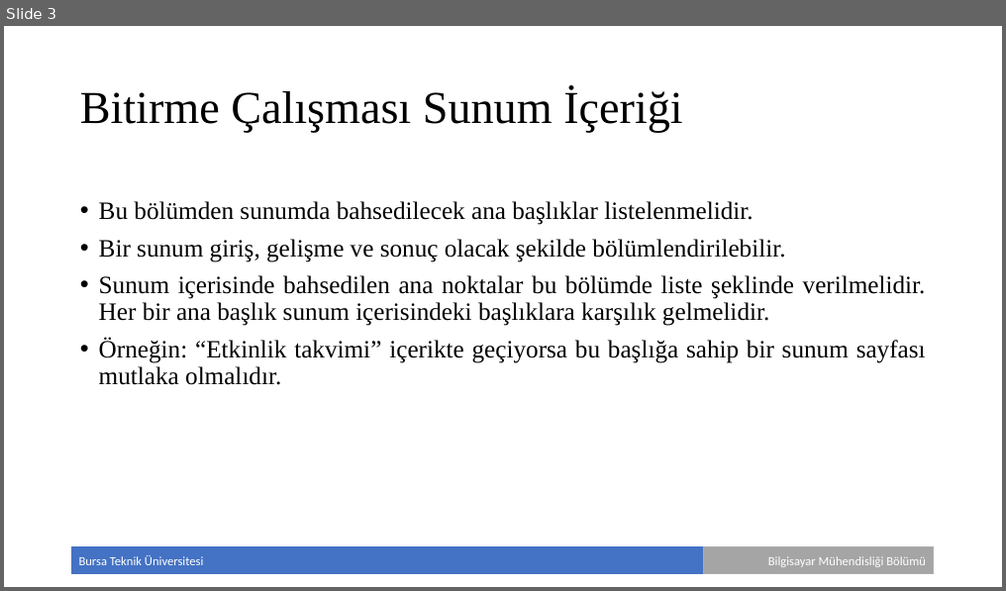
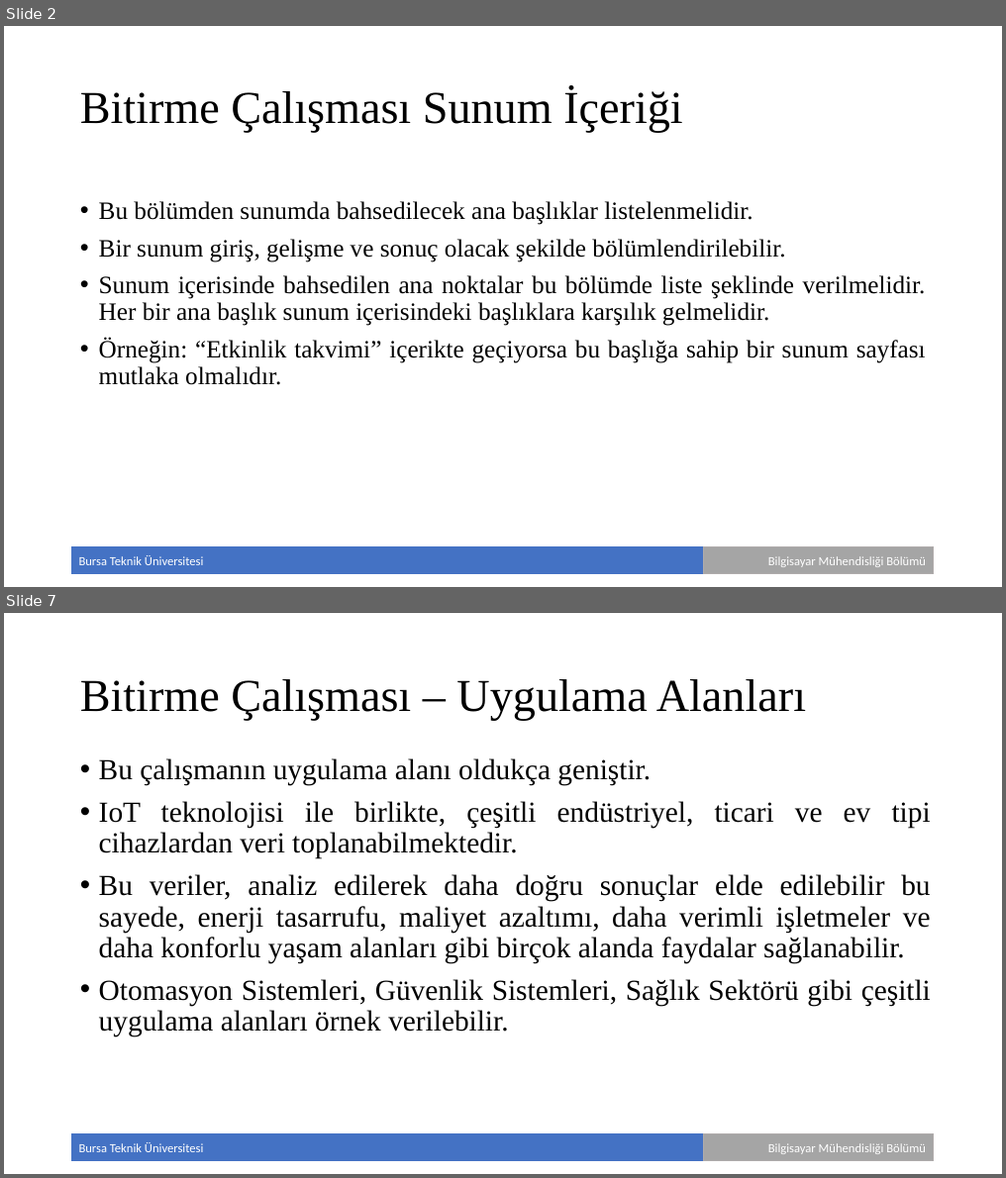
Before and after one commit to selcuksan/bitirme-projesi, a slide deck: documentation/Bitirme Çalışması - Sunum.pptx. Shown one above the other, each under a label of ours: slide 3 before the commit, slides 2 and 7 after it; the slides between them are not shown. The pictures are 1006x591 and 1006x1178 pixels, drawn with LibreOffice and Linux fonts; fonts in the diff are those of the drawing; background and template pictures are left out. Boxes give left, top, right and bottom in pixels: in the first picture for what was removed or moved away, otherwise in the second. Text is boxed around its words. In the diff, an @@ line names an element or a change of style, - is before the commit and + after.

```diff
--- a/documentation/Bitirme Çalışması - Sunum.pptx
+++ b/documentation/Bitirme Çalışması - Sunum.pptx
@@ slide 7 added at [4,613,1002,1174], background #FFFFFF; not listed: 2 template elements that a slide beside it also shows @@
@@ title added at [80,679,806,721], 44 pt, text #000000 @@
+Bitirme Çalışması – Uygulama Alanları
@@ text added at [99,759,931,1038], 28 pt, text #000000 @@
+• Bu çalışmanın uygulama alanı oldukça geniştir.
+• IoT teknolojisi ile birlikte, çeşitli endüstriyel, ticari ve ev tipi cihazlardan veri toplanabilmektedir.
+• Bu veriler, analiz edilerek daha doğru sonuçlar elde edilebilir bu sayede, enerji tasarrufu, maliyet azaltımı, daha verimli işletmeler ve daha konforlu yaşam alanları gibi birçok alanda faydalar sağlanabilir.
+• Otomasyon Sistemleri, Güvenlik Sistemleri, Sağlık Sektörü gibi çeşitli uygulama alanları örnek verilebilir.
@@ what was slide 3 is now slide 2 @@
```
Also in this commit, not shown: 3 slides changed, 3 other slides added, 3 slides removed, 6 other files.
